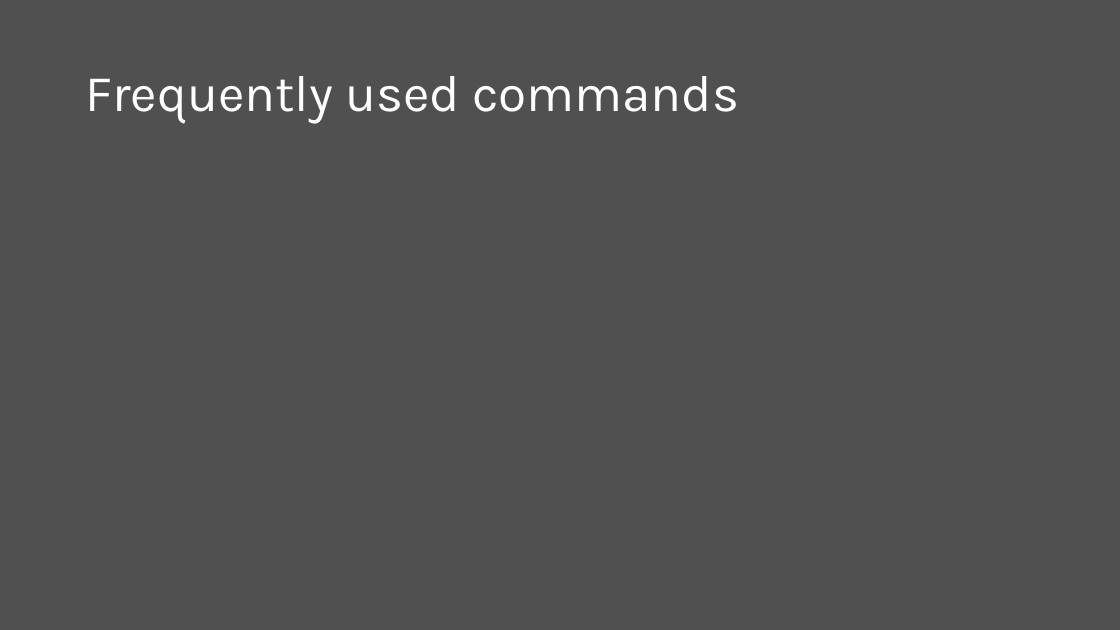
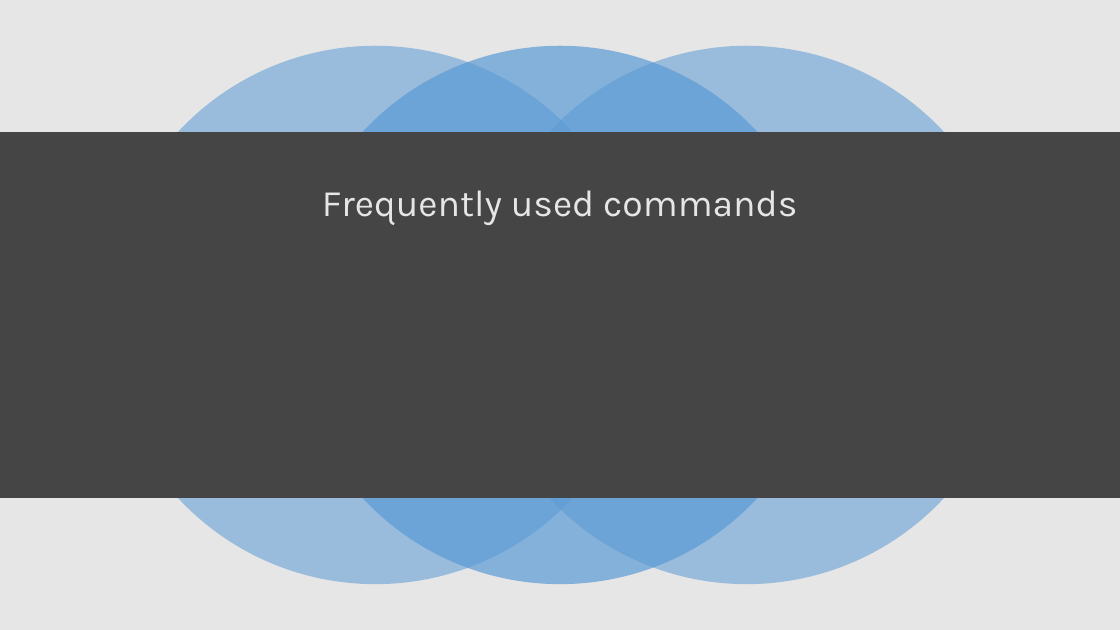
Before and after one commit to scottaddie/slide-decks, a slide deck: slide 5 of Tour de .NET Core CLI.pptx. Drawn at 1120x630 pixels with LibreOffice and Linux fonts; fonts in the diff are those of the drawing. Boxes give left, top, right and bottom in pixels: in the first picture for what was removed or moved away, otherwise in the second. Text is boxed around its words. In the diff, an @@ line names an element or a change of style, - is before the commit and + after.

Commit message:
Design changes

```diff
--- a/Tour de .NET Core CLI.pptx
+++ b/Tour de .NET Core CLI.pptx
@@ background #505050 to #454545 @@
@@ rectangle added at (0, 0, 1120, 630), fill #E7E6E6 @@
@@ ellipse added at (106, 46, 644, 585), fill #5B9BD5 at 55% opacity @@
@@ ellipse added at (291, 46, 829, 585), fill #5B9BD5 at 70% opacity @@
@@ ellipse added at (477, 46, 1016, 585), fill #5B9BD5 at 55% opacity @@
@@ rectangle added at (0, 132, 1120, 497), fill #454545 @@
@@ title "Frequently used commands": place and size @@
-title "Frequently used commands" at (85, 76, 739, 123)
+title "Frequently used commands" at (322, 190, 797, 225)
@@ title "Frequently used commands" at (322, 190, 797, 225): size 44 to 32 pt, text colour #FFFFFF to #E7E6E6; alignment left to centre @@
```
Also in this commit, not shown: 7 other slides changed.
